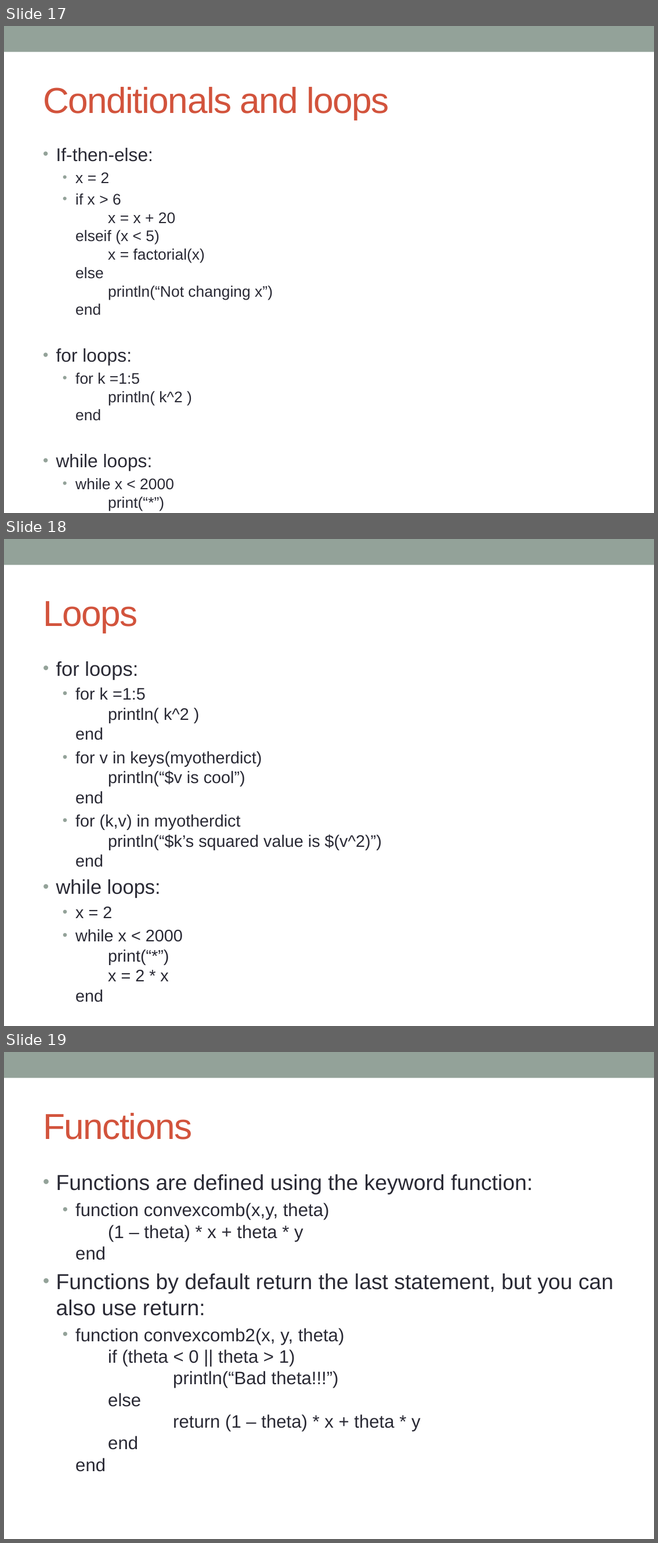
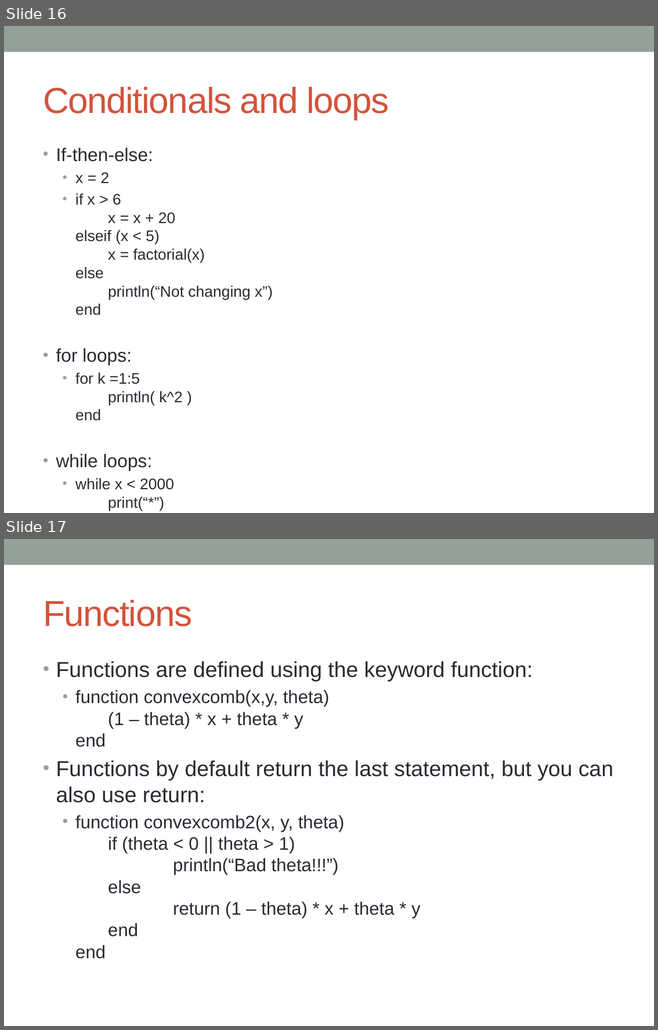
Before and after one commit to IainNZ/ORSoftwareTools2014, a slide deck: Modelling/LPModeling.pptx. Shown one above the other, each under a label of ours: slides 17, 18 and 19 before the commit, slides 16 and 17 after it. The pictures are 658x1543 and 658x1030 pixels, drawn with LibreOffice and Linux fonts; fonts in the diff are those of the drawing. Boxes give left, top, right and bottom in pixels: in the first picture for what was removed or moved away, otherwise in the second. Text is boxed around its words. In the diff, an @@ line names an element or a change of style, - is before the commit and + after.

```diff
--- a/Modelling/LPModeling.pptx
+++ b/Modelling/LPModeling.pptx
@@ slide 18 removed at <box>4,539,654,1026</box>, background #FFFFFF; not listed: 1 template element that a slide beside it also shows @@
@@ title removed at <box>43,601,137,633</box> @@
-Loops
@@ text removed at <box>56,661,382,1002</box> @@
-• for loops:
-  • for k =1:5
-    println( k^2 )
-    end
-  • for v in keys(myotherdict)
-    println(“$v is cool”)
-    end
-  • for (k,v) in myotherdict
-    println(“$k’s squared value is $(v^2)”)
-    end
-• while loops:
-  • x = 2
-  • while x < 2000
-    print(“*”)
-    x = 2 * x
-    end
@@ what was slide 17 is now slide 16 @@
@@ what was slide 19 is now slide 17 @@
```
Also in this commit, not shown: 2 slides changed, 4 slides added.
